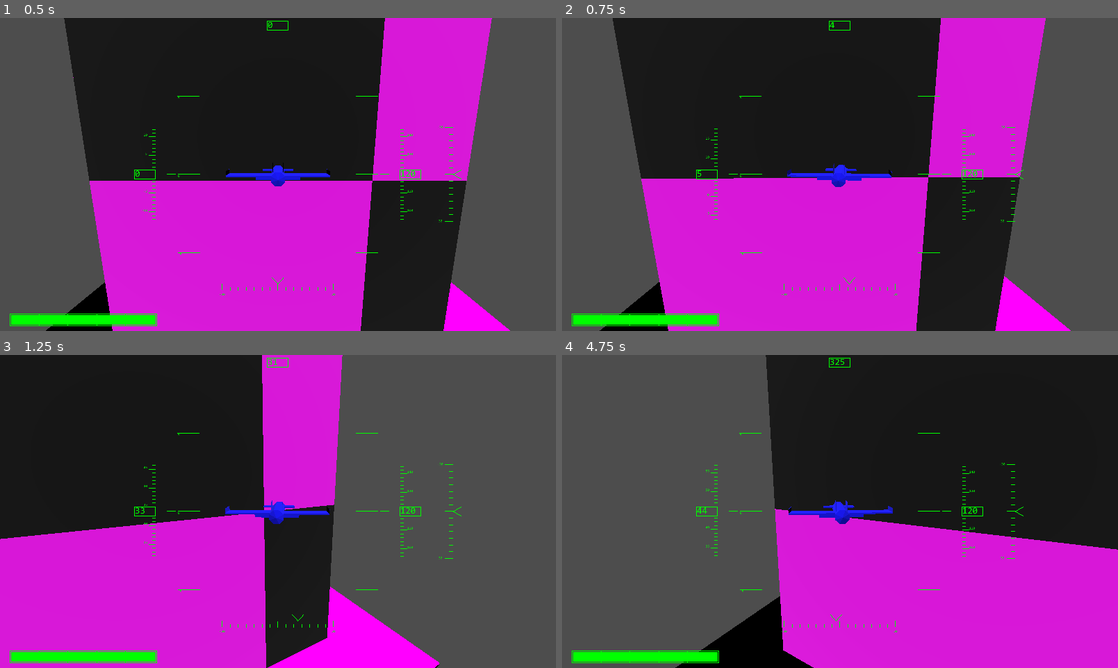
Above: before the commit, frames 1-4 (two rows, left to right).
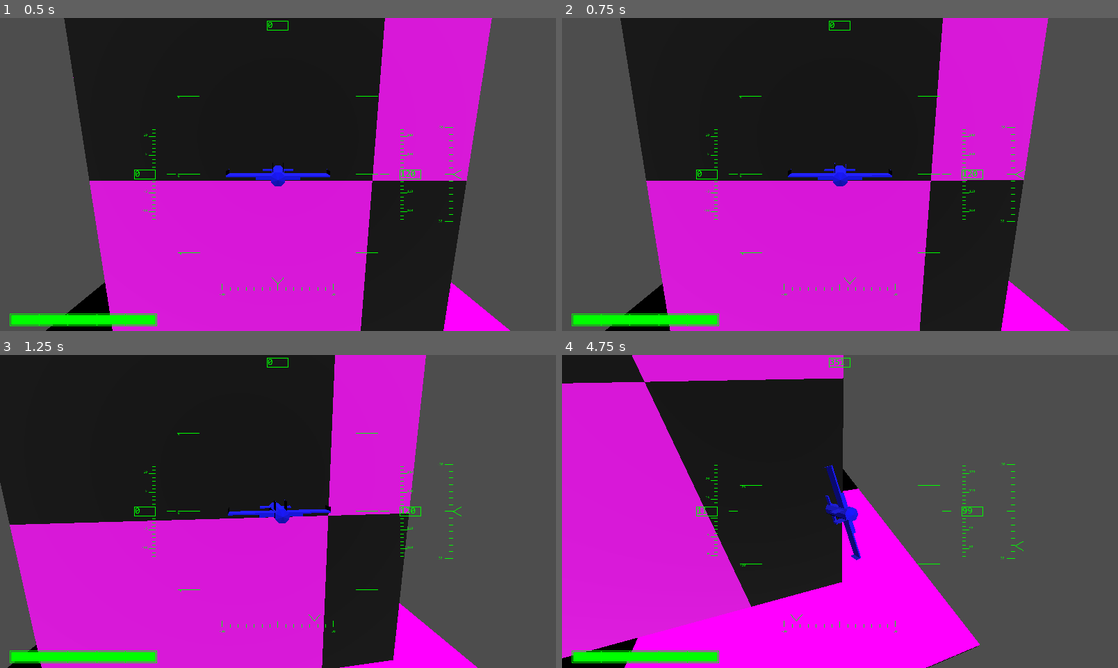
Above: after the commit, the same moments.

Repository: voidstarjms/shimmer
Game: Godot game, scene res://main.tscn
Two runs of this game, one before a commit and one after it. Both use one fixed random seed, a clock stepped at 60 frames per second and the inputs below.
Inputs:
- Up to frame 1 (0.5 s): no input
- Up to frame 2 (0.75 s): tap Enter at 0.5 s; hold E (strafe_right) from 0.53 s (still down); tap Space (dash, bound only before the commit) at 0.6 s
- Up to frame 3 (1.25 s): keep holding E (strafe_right)
- Up to frame 4 (4.75 s): release E (strafe_right) at 1.28 s; hold I (pitch_down) 1.28-2.03 s; tap Space (dash, bound only before the commit) at 1.35, 2.3, 3.05, 3.8, 4.35 s; hold E (strafe_right) 2.03-2.78 s; hold A (roll_ccw) 2.03-2.78 s; hold W (thrust_forward) 2.78-3.53 s; tap D (roll_cw) at 2.85 s; hold Shift 3.53-4.28 s; hold Q (strafe_left) from 3.53 s (still down)

Frame 1 is identical in both runs. In frame 2, 2.9% of the frame differs, in the area x 6-92%, y 0-100%; in frame 3, 29%; in frame 4, 94%, in the area x 0-100%, y 0-100%.
Error in both runs: Invalid access to property or key 'drive_lvl' on a base object of type 'CharacterBody3D (shimwing_abstract.gd)'. (res://label.gd:7)

Commit message:
Changed dash input to be double-tap forward

Diff:
--- a/core/entities/player/player.gd
+++ b/core/entities/player/player.gd
@@ -21,6 +21,11 @@
 const poise_screenshake_mag = 0.05
 const screenshake_mag_decay = 0.002
 const screenshake_jit_decay = 0.001
+
+var dash_tap_count = 0
+var dash_tap_spacing_timer = 0
+const dash_tap_spacing = 30
+var prev_ry_amount = 0
 
 func respawn():
 	$"..".transform.origin = Vector3.UP
@@ -145,9 +150,19 @@
 		$"..".demand_yaw(-Input.get_action_strength("yaw_left"))
 
 	# Dash
-	if Input.is_action_just_pressed("dash"):
+	dash_tap_spacing_timer -= 1
+	if dash_tap_spacing_timer == 0:
+		dash_tap_count = 0
+	if Input.get_action_strength("thrust_forward") > 0.5 and prev_ry_amount < 0.5:
+		dash_tap_count += 1
+		dash_tap_spacing_timer = dash_tap_spacing
+	if dash_tap_count >= 2 or Input.is_action_just_pressed("dash"):
+		dash_tap_count = 0
+		dash_tap_spacing_timer = 0
 		$"..".dash()
 		#get_node("../..").set_slomo(0.2, [10, 30, 30])
+	# Update right stick y-axis previous amount
+	prev_ry_amount = Input.get_action_strength("thrust_forward")
 
 	## Assign camera position
 	var cam = get_node("../../Camera3D")
--- a/label.gd
+++ b/label.gd
@@ -7,5 +7,7 @@
 	var drv_lvl = $"../../ZealousJay".drive_lvl
 	var arm_lvl = $"../../ZealousJay".deflector_lvl
 	var health = $"../../ZealousJay".health
+	var dash_tap_count = $"../../ZealousJay/player".dash_tap_count
 	text = "Velocity vector: %s \nSpeed: %s\nClutch level: %s\nPoiser level: %s\n\
-		Drive level: %s\nDeflector level: %s" % [vel_vec, vel_vec.length(), eng_lvl, poi_lvl, drv_lvl, arm_lvl]
+		Drive level: %s\nDeflector level: %s\nDash tap: %s"\
+		% [vel_vec, vel_vec.length(), eng_lvl, poi_lvl, drv_lvl, arm_lvl, dash_tap_count]
--- a/project.godot
+++ b/project.godot
@@ -100,7 +100,5 @@
 }
 dash={
 "deadzone": 0.2,
-"events": [Object(InputEventKey,"resource_local_to_scene":false,"resource_name":"","device":0,"window_id":0,"alt_pressed":false,"shift_pressed":false,"ctrl_pressed":false,"meta_pressed":false,"pressed":false,"keycode":0,"physical_keycode":32,"key_label":0,"unicode":0,"location":0,"echo":false,"script":null)
-, Object(InputEventJoypadButton,"resource_local_to_scene":false,"resource_name":"","device":-1,"button_index":0,"pressure":0.0,"pressed":false,"script":null)
-]
+"events": []
 }
